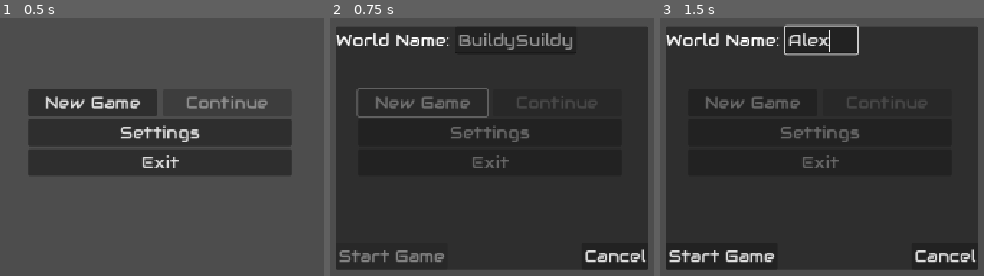
Above: before the commit, frames 1-3 (left to right).
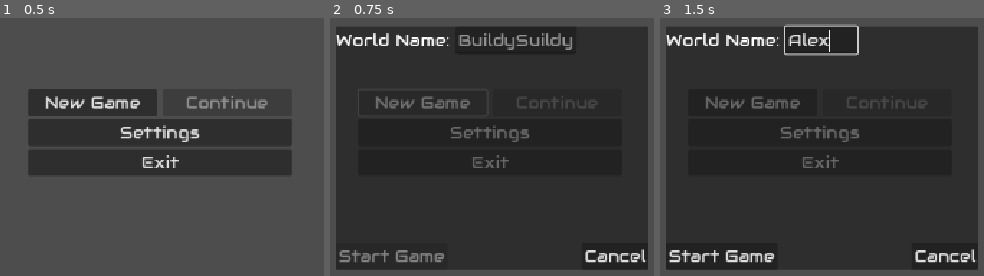
Above: after the commit, the same moments.

Repository: Electron7-7/a-poker-game-made-in-godot
Game: Godot game, scene res://main/dedicated_main.tscn
Two runs of this game, one before a commit and one after it. Both use one fixed random seed, a clock stepped at 60 frames per second and the inputs below.
Inputs (mouse positions are in pixels of both pictures, inside the frame that each line leads up to):
- Up to frame 1 (0.5 s): no input
- Up to frame 2 (0.75 s): click "New Game" at 0.5 s
- Up to frame 3 (1.5 s): click (844, 41) at 1.27 s; type "Alex" at 1.35 s

Frame 1 is identical in both runs. In frame 2, 0.6% of the frame differs, in the area x 8-50%, y 27-39%; in frame 3, nothing differs.

Commit message:
engine(small changes)

Diff:
--- a/menus/default_theme.tres
+++ b/menus/default_theme.tres
@@ -19,6 +19,33 @@
 corner_radius_bottom_right = 10
 corner_radius_bottom_left = 10
 
+[sub_resource type="StyleBoxFlat" id="StyleBoxFlat_pc4h8"]
+content_margin_left = 6.0
+content_margin_top = 4.0
+content_margin_right = 6.0
+content_margin_bottom = 4.0
+draw_center = false
+border_width_left = 2
+border_width_top = 2
+border_width_right = 2
+border_width_bottom = 2
+border_color = Color(0.8, 0.8, 0.8, 0.47843137)
+corner_radius_top_left = 3
+corner_radius_top_right = 3
+corner_radius_bottom_right = 3
+corner_radius_bottom_left = 3
+expand_margin_left = 1.0
+expand_margin_top = 1.0
+expand_margin_right = 1.0
+expand_margin_bottom = 1.0
+
+[sub_resource type="StyleBoxFlat" id="StyleBoxFlat_dfam7"]
+bg_color = Color(0.02745098, 0.101960786, 0.08235294, 1)
+corner_radius_top_left = 3
+corner_radius_top_right = 3
+corner_radius_bottom_right = 3
+corner_radius_bottom_left = 3
+
 [sub_resource type="StyleBoxFlat" id="StyleBoxFlat_e3w4u"]
 bg_color = Color(0.5796, 0.58512, 0.69, 0.196078)
 border_width_left = 5
@@ -31,6 +58,12 @@
 corner_radius_top_right = 5
 corner_radius_bottom_right = 5
 corner_radius_bottom_left = 5
+
+[sub_resource type="StyleBoxEmpty" id="StyleBoxEmpty_7454o"]
+content_margin_left = 4.0
+content_margin_top = 4.0
+content_margin_right = 4.0
+content_margin_bottom = 4.0
 
 [sub_resource type="StyleBoxFlat" id="StyleBoxFlat_7454o"]
 bg_color = Color(0, 0.77, 0.385, 0.172549)
@@ -51,6 +84,8 @@
 AcceptDialog/styles/panel = SubResource("StyleBoxFlat_6d0am")
 Button/font_sizes/font_size = 24
 Button/fonts/font = ExtResource("1_7454o")
+Button/styles/focus = SubResource("StyleBoxFlat_pc4h8")
+Button/styles/pressed = SubResource("StyleBoxFlat_dfam7")
 HBoxContainer/constants/separation = 8
 Label/font_sizes/font_size = 24
 Label/fonts/font = ExtResource("1_7454o")
@@ -58,6 +93,7 @@
 LineEdit/fonts/font = ExtResource("1_7454o")
 SavesScroll/base_type = &"ScrollContainer"
 SavesScroll/styles/panel = SubResource("StyleBoxFlat_e3w4u")
+ScrollContainer/styles/panel = SubResource("StyleBoxEmpty_7454o")
 WorldSelectButton/base_type = &"Button"
 WorldSelectButton/styles/hover = SubResource("StyleBoxFlat_7454o")
 WorldSelectButton/styles/pressed = SubResource("StyleBoxFlat_6od3n")
--- a/menus/main_menu.tscn
+++ b/menus/main_menu.tscn
@@ -43,6 +43,7 @@
 layout_mode = 2
 size_flags_horizontal = 3
 disabled = true
+toggle_mode = true
 text = "Continue"
 
 [node name="Settings" type="Button" parent="CenterContainer/MainMenu"]
Not shown: 1 places in menus/default_theme.tres that only renumber resources
